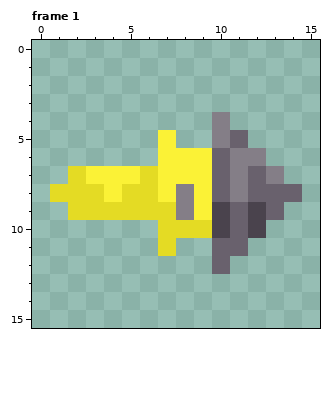
Edited in one commit: pixel-art file (Assets/Resources/sprites/projectile/proj_drill.aseprite). The first picture shows the starting point.
16x16 pixels, 2 frames. Shown: frame 1. The commit also changed other frames, which this record leaves out.
Once edited:
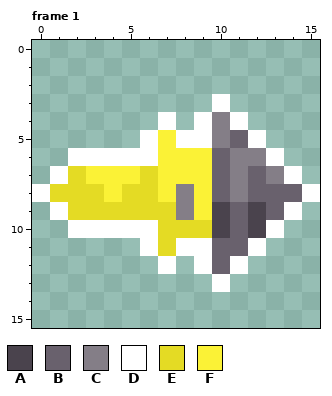
Palette (. is transparent): A #4a434d  B #69616d  C #847e87  D #ffffff  E #e4db24  F #fbf236
Diff:
--- frame 1
@@ x 0..15 @@
  2 ................
- 3 ................
- 4 ..........C.....
- 5 .......F..CB....
- 6 .......FFFBCC...
- 7 ..EFFFEFFFBCBC..
- 8 .EEEFEEFCFBCBBB.
- 9 ..EEEEEECFABAB..
-10 .......EEEABA...
-11 .......E..BB....
-12 ..........B.....
-13 ................
+ 3 ..........D.....
+ 4 .......D.DCD....
+ 5 ......DFDDCBD...
+ 6 ..DDDDDFFFBCCD..
+ 7 .DEFFFEFFFBCBCD.
+ 8 DEEEFEEFCFBCBBBD
+ 9 .DEEEEEECFABABD.
+10 ..DDDDDEEEABAD..
+11 ......DEDDBBD...
+12 .......D.DBD....
+13 ..........D.....
 14 ................
